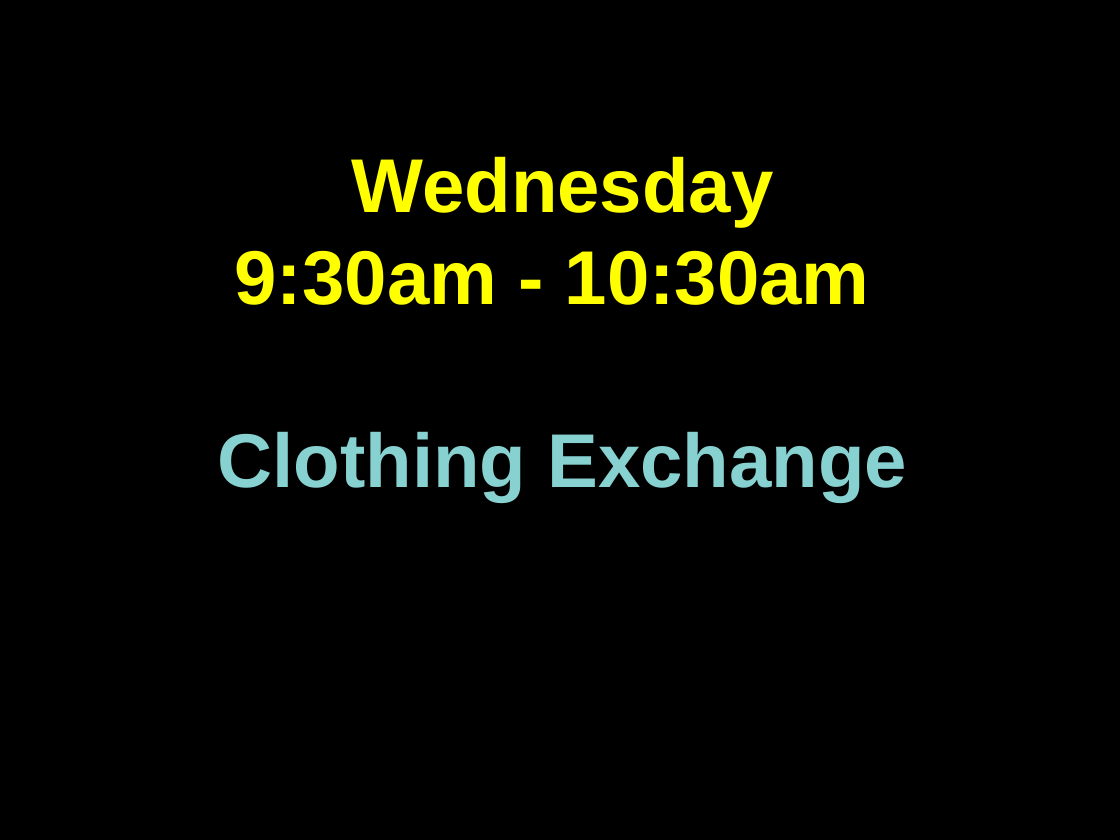
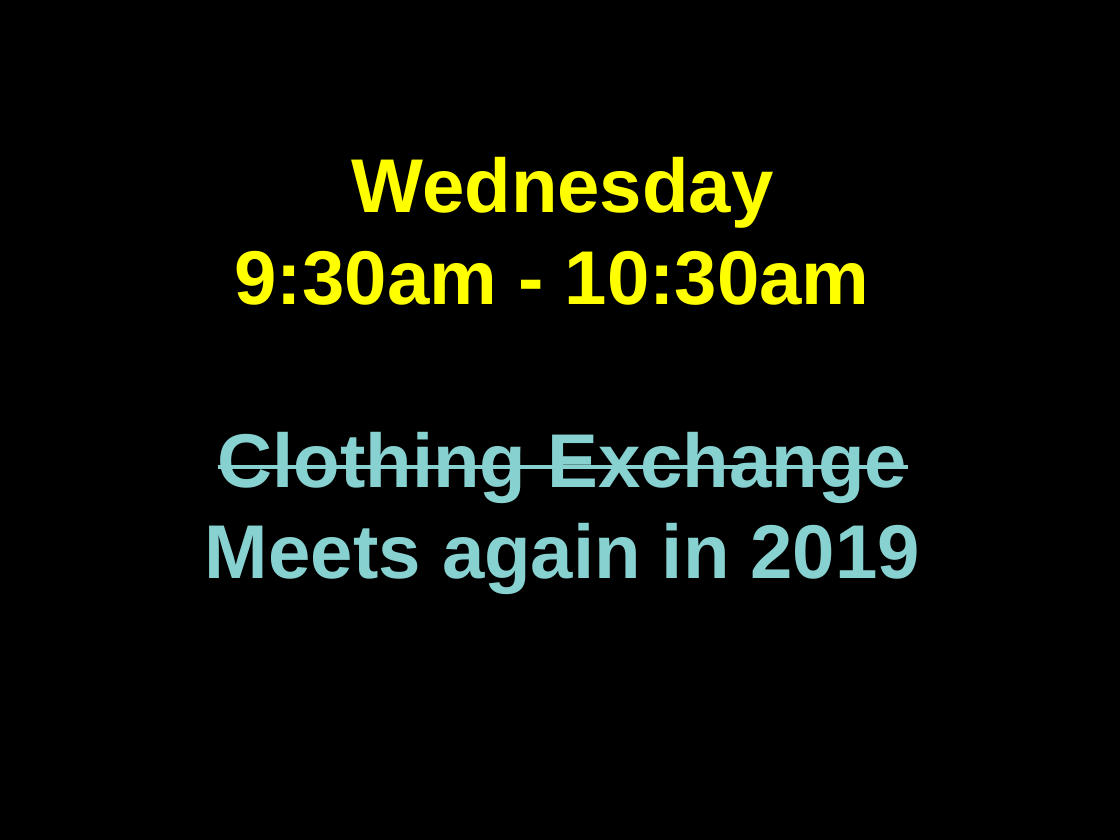
Before and after one commit to martinforsyth/bsuc-audio-visual, a slide deck: slide 13 of resources/presentations/impress/welcome.dark.background.odp (slide 14 before the commit). Drawn at 1120x840 pixels with LibreOffice and Linux fonts; fonts in the diff are those of the drawing. Boxes give left, top, right and bottom in pixels: in the first picture for what was removed or moved away, otherwise in the second. Text is boxed around its words. In the diff, an @@ line names an element or a change of style, - is before the commit and + after.

```diff
--- a/resources/presentations/impress/welcome.dark.background.odp
+++ b/resources/presentations/impress/welcome.dark.background.odp
@@ text at box(218, 431, 907, 501): strikethrough on in "Clothing Exchange" @@
@@ text at box(205, 522, 920, 593): paragraph added @@
+Meets again in 2019
```
Also in this commit, not shown: 5 other slides changed, 5 slides added, 2 slides removed.
